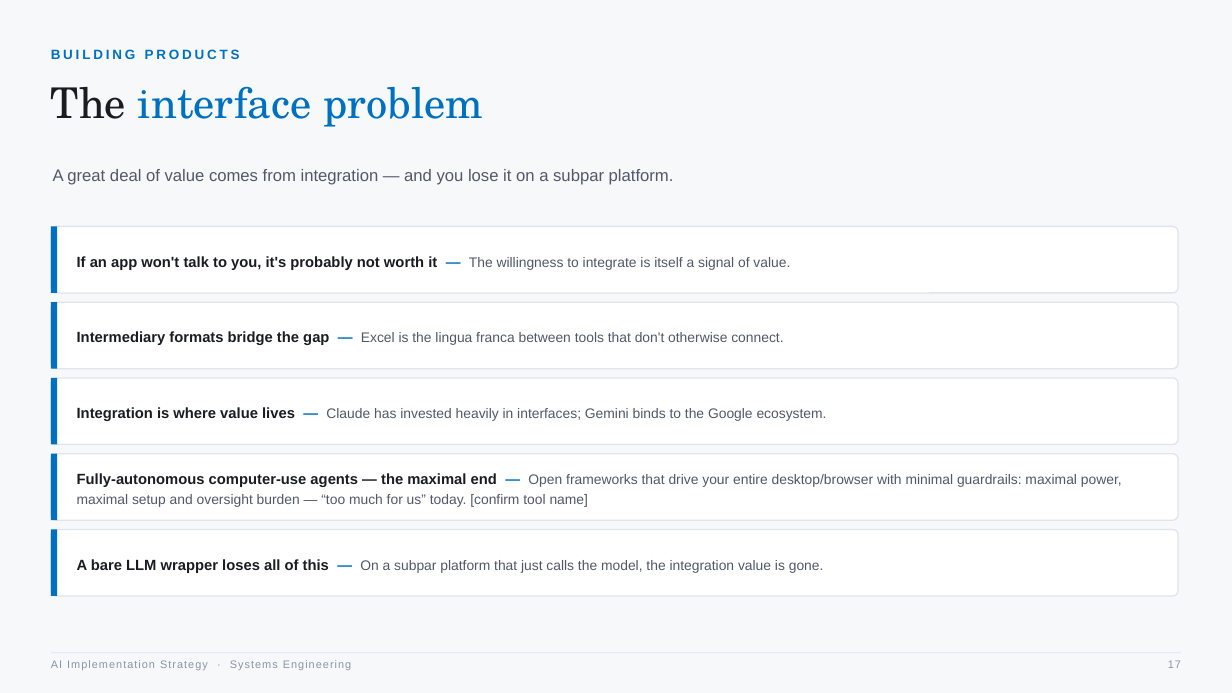
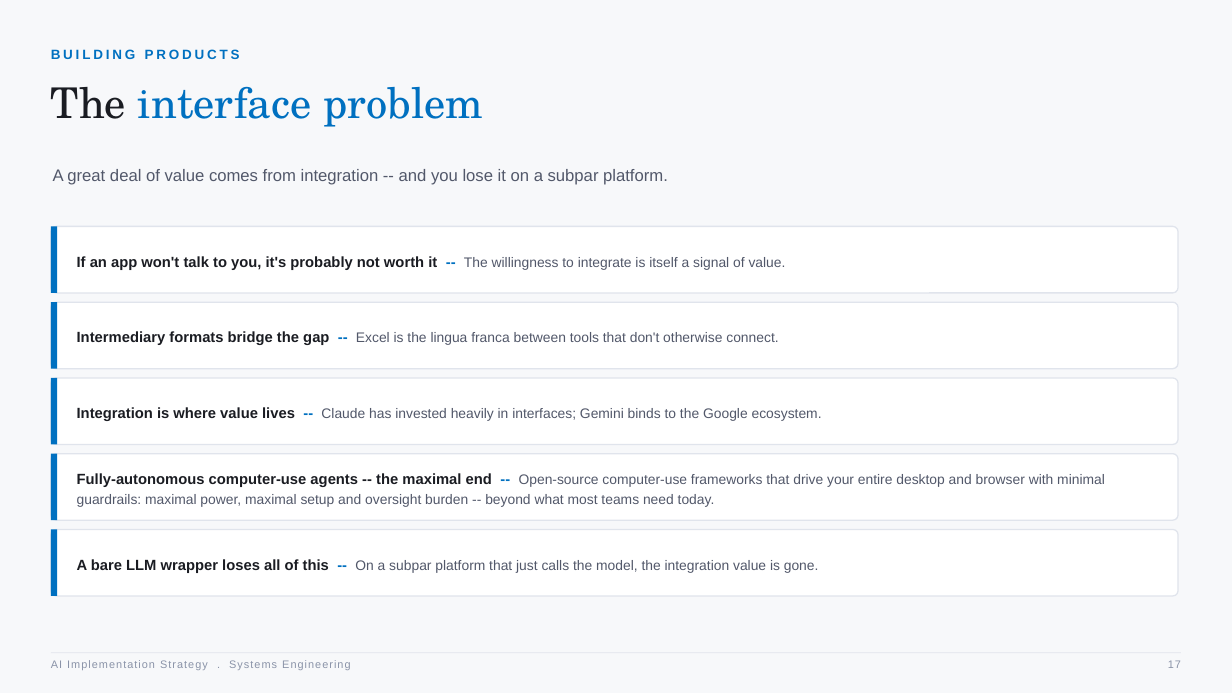
Before and after one commit to betodon96-svg/sai-workflow-app, a slide deck: slide 17 of AI_Implementation_Strategy_SE_Workshop.pptx. Drawn at 1232x693 pixels with LibreOffice and Linux fonts; fonts in the diff are those of the drawing. Boxes give left, top, right and bottom in pixels: in the first picture for what was removed or moved away, otherwise in the second. Text is boxed around its words. In the diff, an @@ line names an element or a change of style, - is before the commit and + after.

```diff
--- a/AI_Implementation_Strategy_SE_Workshop.pptx
+++ b/AI_Implementation_Strategy_SE_Workshop.pptx
@@ text at box(53, 169, 668, 185): text changed @@
-A great deal of value comes from integration — and you lose it on a subpar platform.
+A great deal of value comes from integration -- and you lose it on a subpar platform.
@@ text at box(77, 256, 786, 270): text changed @@
-If an app won't talk to you, it's probably not worth it — The willingness to integrate is itself a signal of value.
+If an app won't talk to you, it's probably not worth it -- The willingness to integrate is itself a signal of value.
@@ text at box(77, 331, 778, 345): text changed @@
-Intermediary formats bridge the gap — Excel is the lingua franca between tools that don't otherwise connect.
+Intermediary formats bridge the gap -- Excel is the lingua franca between tools that don't otherwise connect.
@@ text at box(77, 407, 822, 421): text changed @@
-Integration is where value lives — Claude has invested heavily in interfaces; Gemini binds to the Google ecosystem.
+Integration is where value lives -- Claude has invested heavily in interfaces; Gemini binds to the Google ecosystem.
@@ text at box(77, 473, 1105, 507): text changed @@
-Fully-autonomous computer-use agents — the maximal end — Open frameworks that drive your entire desktop/browser with minimal guardrails: maximal power, maximal setup and oversight burden — “too much for us” today. [confirm tool name]
+Fully-autonomous computer-use agents -- the maximal end -- Open-source computer-use frameworks that drive your entire desktop and browser with minimal guardrails: maximal power, maximal setup and oversight burden -- beyond what most teams need today.
@@ text at box(77, 559, 819, 573): text changed @@
-A bare LLM wrapper loses all of this — On a subpar platform that just calls the model, the integration value is gone.
+A bare LLM wrapper loses all of this -- On a subpar platform that just calls the model, the integration value is gone.
@@ text at box(51, 660, 350, 670): text changed @@
-AI Implementation Strategy · Systems Engineering
+AI Implementation Strategy . Systems Engineering
```
Also in this commit, not shown: 19 other slides changed, 5 slides added, 1 slide removed.
